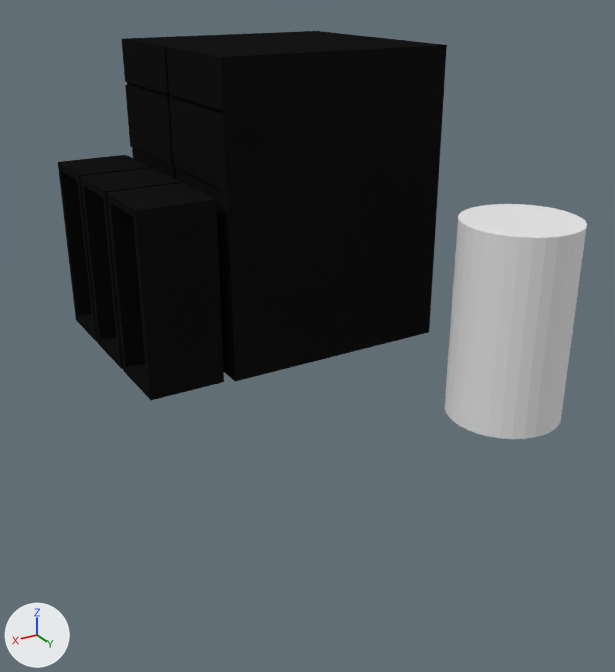
The Blender file 3D-Prints/3D Files/dwave.blend as it was, and as the next commit left it.
Both versions are drawn from a 50 mm camera at (12.7, 26.4, 12.2) aimed at (-1.2, 3.3, 0.6). Arrows for +X, +Y and +Z are at lower left; the lights stay in place.

In view in the first picture: 'Layer 1', 'Servers', 'inner_layer_housing'.
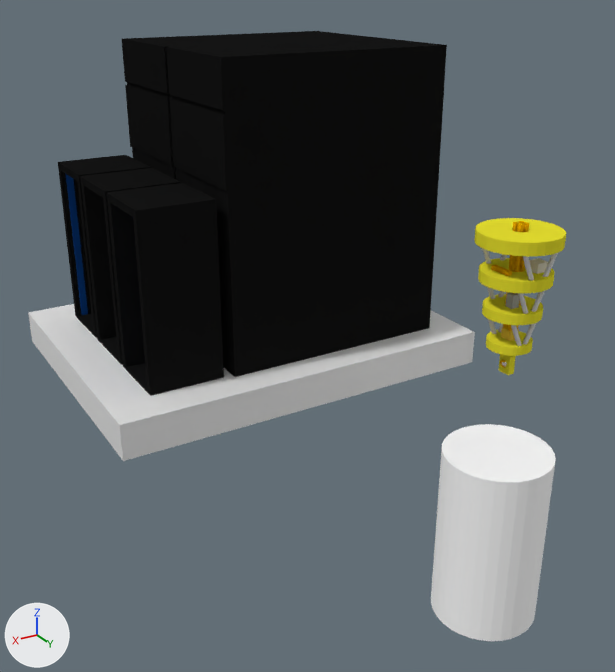
Changed parts and their boxes (x1, y1, x2, y2) in the pictures (615 x 672 px):
'inner_layer_housing', recoloured, moved
    before: (445, 204, 587, 439)
    after: (431, 424, 556, 641)
'plate', added
    after: (28, 304, 475, 461)
'blue_light_1', added (blue)
    after: (66, 174, 88, 315)
'inner_layer_cable', added
    after: (503, 221, 529, 331)
'inner_layer_electronic_component.003', added
    after: (529, 258, 548, 274)
'inner_layer_electronic_component.002', added
    after: (506, 292, 519, 309)
'inner_layer_electronic_component', added
    after: (501, 327, 519, 341)
'inner_layer_electronic_component.004', added
    after: (491, 265, 512, 276)
'inner_layer_round_shell_1', unchanged, uncovered by the edit
    after: (475, 218, 566, 257)

The change, as a list of edits to the scene's bpy script:
```text
Change mat_chip:
    mat_chip.base_color: (0.8, 0.8, 0.8) -> (1.0, 1.0, 1.0)  # white #e7e7e7 -> white #ffffff
Change ob_inner_layer_housing:
    ob_inner_layer_housing.location: (-5.18, 8.84, 2.36) -> (-5.18, 8.84, -5.47)
Add ob_plate:
    ob_plate = bpy.data.objects.new('plate', me_cube_014)  # a box spanning x -1.0..1.0, y -1.0..1.0, z -1.0..1.0; modifiers BOOLEAN, BOOLEAN, BOOLEAN
    ob_plate.location = (-0.49, 0.0, -0.44)
    ob_plate.scale = (6.68, 5.14, 0.6)
Add ob_layer_2:
    ob_layer_2 = bpy.data.objects.new('Layer_2', me_cube_023)  # a box spanning x -1.0..1.0, y -1.0..1.0, z -1.0..1.0; modifiers BOOLEAN
    ob_layer_2.location = (-3.84, 0.0, 2.84)
    ob_layer_2.scale = (1.76, -3.15, 2.8)
Add ob_layer_2_cutout:
    ob_layer_2_cutout = bpy.data.objects.new('Layer_2_cutout', me_cube_024)  # a box spanning x -1.0..1.0, y -1.0..1.0, z -1.0..1.0
    ob_layer_2_cutout.location = (-3.84, 0.0, 2.67)
    ob_layer_2_cutout.scale = (1.53, -2.74, 2.74)
Add ob_blue_light_1:
    ob_blue_light_1 = bpy.data.objects.new('blue_light_1', me_cube_018)  # a box spanning x -1.0..1.0, y -1.0..1.0, z -1.0..1.0; in mat_blue_001 (blue #0e4083)
    ob_blue_light_1.location = (4.46, -3.62, 2.94)
    ob_blue_light_1.scale = (-0.123, -0.0554, -2.86)
Add ob_inner_layer_cable:
    ob_inner_layer_cable = bpy.data.objects.new('inner_layer_cable', me_cube_015)  # a box spanning x -1.0..1.0, y -1.0..1.0, z -1.0..1.0; in mat_nyobi (yellow #e7a900); modifiers MIRROR
    ob_inner_layer_cable.location = (-5.29, 8.94, 3.49)
    ob_inner_layer_cable.scale = (0.0589, 0.0589, 1.93)
Add ob_inner_layer_electronic_component_004:
    ob_inner_layer_electronic_component_004 = bpy.data.objects.new('inner_layer_electronic_component.004', me_cube_016)  # a box spanning x -1.0..1.0, y -1.0..1.0, z -1.0..1.0; in mat_nyobi (yellow #e7a900); modifiers ARRAY
    ob_inner_layer_electronic_component_004.location = (-4.6, 8.54, 4.03)
    ob_inner_layer_electronic_component_004.scale = (0.0773, 0.0773, 0.0773)
Add ob_inner_layer_electronic_component_003:
    ob_inner_layer_electronic_component_003 = bpy.data.objects.new('inner_layer_electronic_component.003', me_cube_019)  # a box spanning x -1.0..1.0, y -1.0..1.0, z -1.0..1.0; in mat_gray (white #e7e3d6)
    ob_inner_layer_electronic_component_003.location = (-5.61, 9.26, 4.08)
    ob_inner_layer_electronic_component_003.scale = (0.202, 0.202, 0.202)
Add ob_inner_layer_electronic_component_002:
    ob_inner_layer_electronic_component_002 = bpy.data.objects.new('inner_layer_electronic_component.002', me_cube_020)  # a box spanning x -1.0..1.0, y -1.0..1.0, z -1.0..1.0; in mat_gray_2 (grey #a8a9ac)
    ob_inner_layer_electronic_component_002.location = (-5.01, 8.99, 2.98)
    ob_inner_layer_electronic_component_002.scale = (0.136, 0.136, 0.302)
Add ob_inner_layer_electronic_component:
    ob_inner_layer_electronic_component = bpy.data.objects.new('inner_layer_electronic_component', me_cube_022)  # a box spanning x -1.0..1.0, y -1.0..1.0, z -1.0..1.0; in mat_gold_2 (yellow #e7c241)
    ob_inner_layer_electronic_component.location = (-5.18, 8.83, 1.89)
    ob_inner_layer_electronic_component.scale = (0.181, 0.181, 0.181)
```
